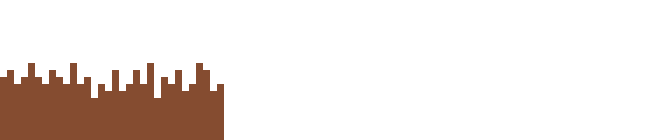
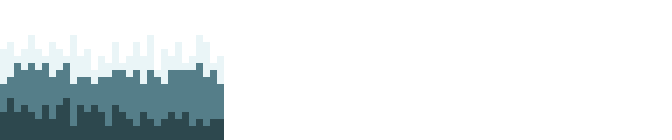
Revision of a layered 672 x 140 image; what changed, layer by layer:
renamed "Layer" to "spikes.png", painted on it over box(0, 35, 224, 140)
